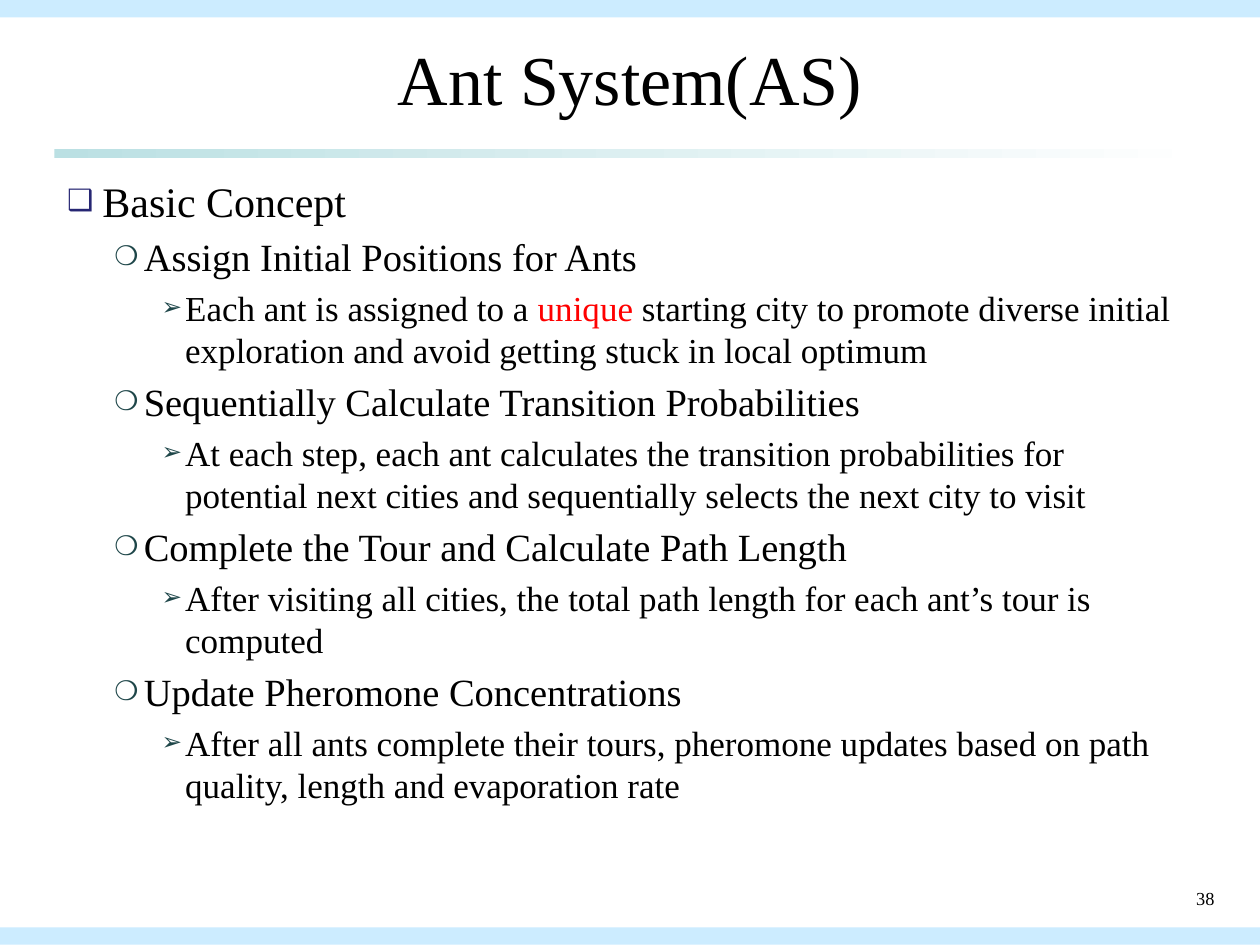
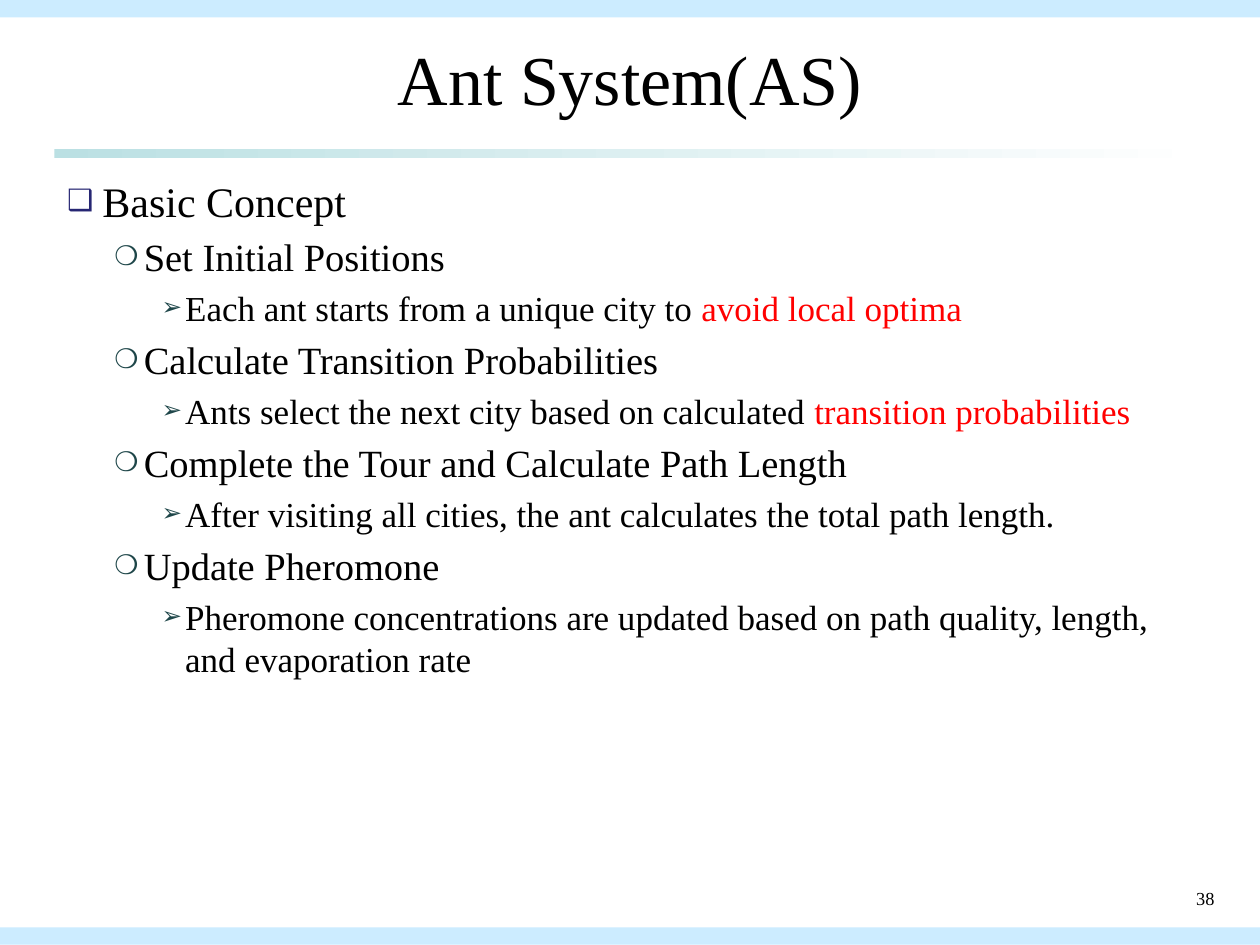
Before and after one commit to qwe8496516/AI_course, a slide deck: slide 38 of AI_presentation/aco_presentation.pptx. Drawn at 1260x945 pixels with LibreOffice and Linux fonts; fonts in the diff are those of the drawing. Boxes give left, top, right and bottom in pixels: in the first picture for what was removed or moved away, otherwise in the second. Text is boxed around its words. In the diff, an @@ line names an element or a change of style, - is before the commit and + after.

```diff
--- a/AI_presentation/aco_presentation.pptx
+++ b/AI_presentation/aco_presentation.pptx
@@ text at <box>144,244,1130,431</box>: text changed @@
-  ❍ Assign Initial Positions for Ants
-    ➢ Each ant is assigned to a unique starting city to promote diverse initial exploration and avoid getting stuck in local optimum
-  ❍ Sequentially Calculate Transition Probabilities
-    ➢ At each step, each ant calculates the transition probabilities for potential next cities and sequentially selects the next city to visit
+  ❍ Set Initial Positions
+    ➢ Each ant starts from a unique city to avoid local optima
+  ❍ Calculate Transition Probabilities
+    ➢ Ants select the next city based on calculated transition probabilities
@@ text at <box>144,502,1148,679</box>: text changed @@
-    ➢ After visiting all cities, the total path length for each ant’s tour is computed
-  ❍ Update Pheromone Concentrations
-    ➢ After all ants complete their tours, pheromone updates based on path quality, length and evaporation rate
+    ➢ After visiting all cities, the ant calculates the total path length.
+  ❍ Update Pheromone
+    ➢ Pheromone concentrations are updated based on path quality, length, and evaporation rate
```
Also in this commit, not shown: 3 other slides changed, 6 slides removed.
